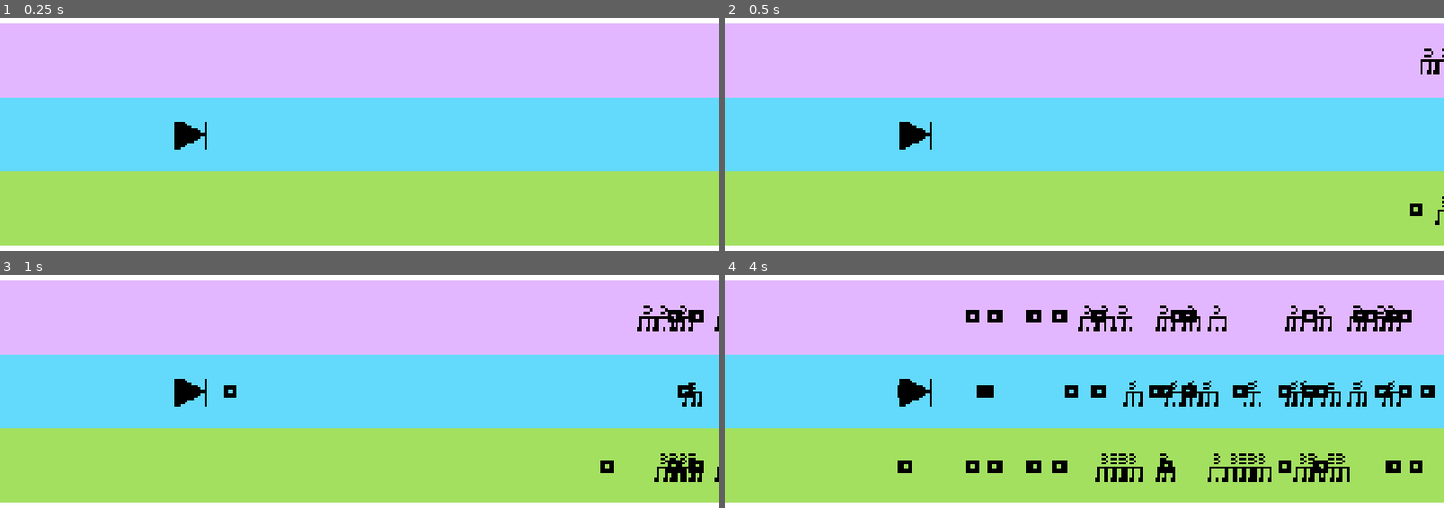
Above: before the commit, frames 1-4 (two rows, left to right).
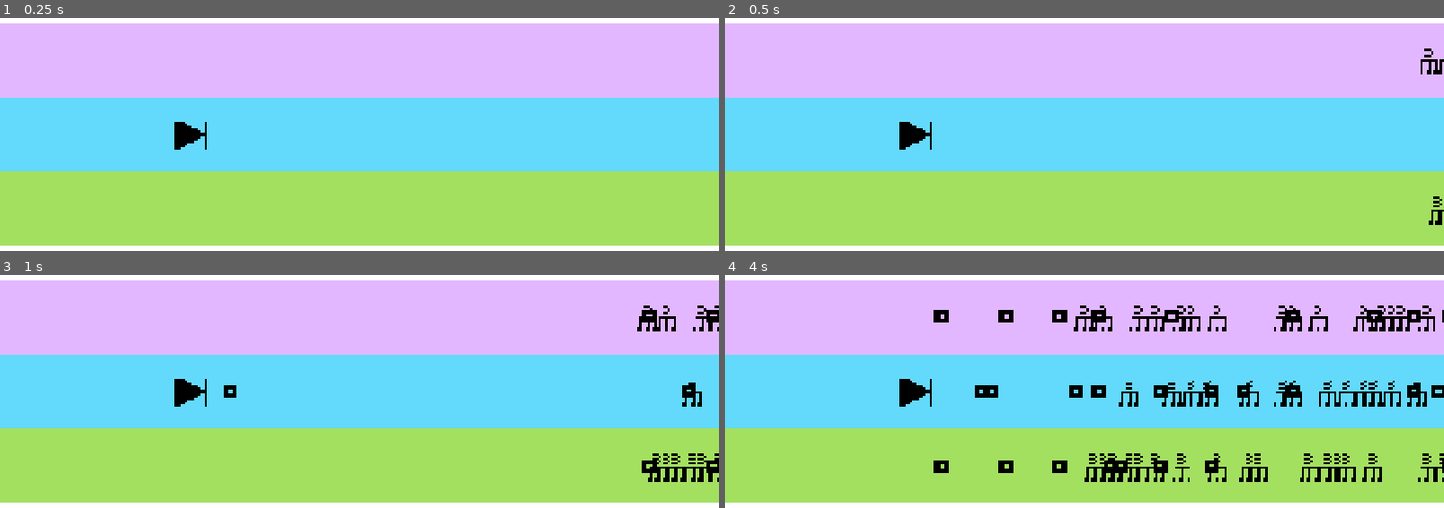
Above: after the commit, the same moments.

Repository: chorwat2137/haven-2026
Game: Godot game, scene res://scenes/main.tscn
Two runs of this game, one before a commit and one after it. Both use one fixed random seed, a clock stepped at 60 frames per second and the inputs below.
Inputs:
- Up to frame 1 (0.25 s): no input
- Up to frame 2 (0.5 s): no input
- Up to frame 3 (1 s): tap Enter (ui_accept) at 0.5, 0.77 s; hold Right (ui_right) from 0.53 s (still down); tap Space (shoot) at 0.6 s
- Up to frame 4 (4 s): tap Space (shoot) every 0.75 s from 1.35 to 3.6 s; tap Enter (ui_accept) at 1.52, 3.02, 3.77 s; release Right (ui_right) at 2.03 s; hold Left (ui_left) 2.03-2.78 s; hold Right (ui_right) from 2.78 s (still down)

Frame 1 is identical in both runs. In frame 2, 0.2% of the frame differs, in the area x 95-100%, y 13-89%; in frame 3, 1.3%; in frame 4, 6.8%, in the area x 24-100%, y 13-89%.

Commit message:
Automatic sync

Diff:
--- a/scripts/main.gd
+++ b/scripts/main.gd
@@ -1,32 +1,34 @@
+
 extends Node
-@onready var music = get_node("AudioStreamPlayer")
+
+@onready var music = $AudioStreamPlayer
+
 var triola_scene = preload("res://scenes/triola.tscn")
 var pocisk_scene = preload("res://scenes/pocisk.tscn")
+
 var lane_positions: Array[float] = []
-var obstacle_types := [triola_scene, pocisk_scene]
-var obstacles : Array
-var obstacle_heights = [200, 0, -200]
-
-
-var rewind_duration = 120
-var current_rewind = 121
-
+var obstacle_types = [triola_scene, pocisk_scene]
+var obstacles: Array = []
 
 var speed: float
 const START_SPEED: float = 5.0
-const MAX_SPEED: int = 25
+const MAX_SPEED: float = 25.0
+
 var screen_size: Vector2i
-var score = 0
+var score: float = 0.0
 var last_obs
 
-# Called when the node enters the scene tree for the first time.
-func _ready() -> void:
+var min_distance: float = 2000.0
+var is_rewinding: bool = false
 
 
+func _ready() -> void:
+	speed = START_SPEED
 
-	speed = START_SPEED
 	screen_size = get_viewport().get_visible_rect().size
-	$Player/Camera2D2/Spectrum.position.y = 0 - screen_size.y /2
+
+	$Player/Camera2D2/Spectrum.position.y = -screen_size.y / 2.0
+
 	var center_y = screen_size.y / 2.0
 
 	lane_positions = [
@@ -36,31 +38,32 @@
 	]
 
 
-# Called every frame. 'delta' is the elapsed time since the previous frame.
 func _process(delta: float) -> void:
 
-	score += speed
-	$Player.position.x += speed * delta * 60
-	#$Spectrum.position.x = $Player.position.x - screen_size.x /2
+	score += speed * delta * 60.0
+
+	# Move player/world
+	$Player.position.x += speed * delta * 60.0
+
 	$Linia.position.x = $Player.position.x - screen_size.x
-	#$Spectrum.position.y = $Player.position.y - screen_size.y /2
-	generate_obs()
 
-var min_distance = 2000
+	if not is_rewinding:
+		generate_obs()
 
 
-func generate_obs():
+func generate_obs() -> void:
+
 	if obstacles.is_empty() or last_obs.position.x < score + min_distance:
 
-		var obs_type = obstacle_types[randi() % obstacle_types.size()]
+		var obs_type = obstacle_types.pick_random()
 
-		var max_obs = 2
-		var obs_count = randi_range(1, max_obs)
+		var obs_count = randi_range(1, 2)
 
 		var available_lanes = [0, 1, 2]
 		available_lanes.shuffle()
 
 		for i in range(obs_count):
+
 			var obs = obs_type.instantiate()
 
 			var obs_x: float = screen_size.x + score + 100
@@ -70,26 +73,35 @@
 			add_obs(obs, obs_x, obs_y)
 
 
-func add_obs(obs, x, y):
-	obs.position = Vector2i(x, y)
+func add_obs(obs, x, y) -> void:
+
+	obs.position = Vector2(x, y)
 	obs.body_entered.connect(hit_obs)
+
 	add_child(obs)
 	obstacles.append(obs)
 
-func hit_obs(body):
+
+func hit_obs(body) -> void:
+
 	if body.name == "Player":
 		collision_handle()
 
-func collision_handle():
+
+func collision_handle() -> void:
+
+	if is_rewinding:
+		return
+
+	is_rewinding = true
+
 	music.start_rewind()
+
 	speed = -START_SPEED
-	var timer = Timer.new()
-	add_child(timer)
-	timer.wait_time = 2.0
-	timer.one_shot = false
-	timer.timeout.connect(_on_timer_timeout)
-	timer.start()
 
-func _on_timer_timeout():
+	await get_tree().create_timer(2.0).timeout
+
 	music.stop_rewind()
+
 	speed = START_SPEED
+	is_rewinding = false
